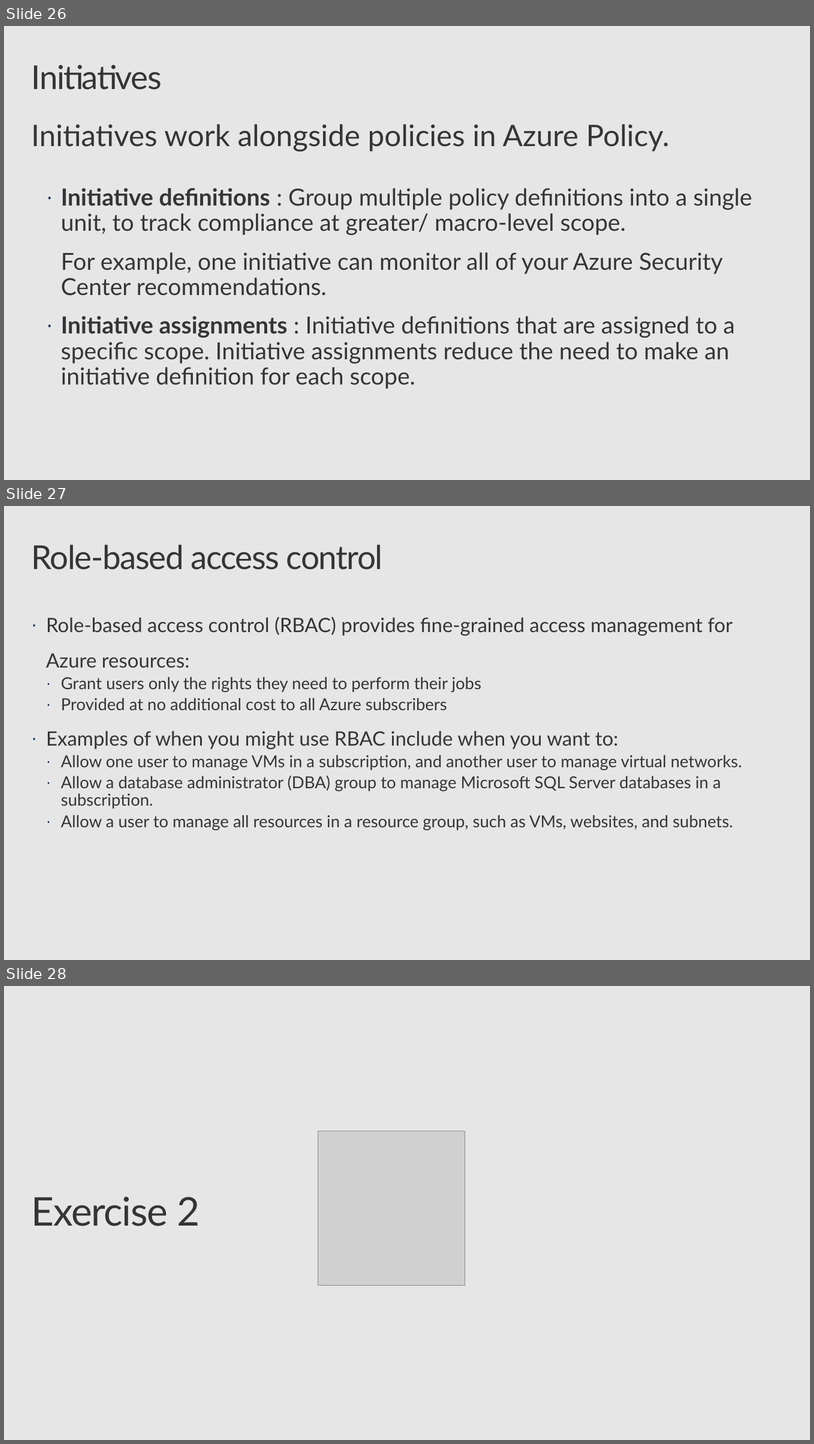
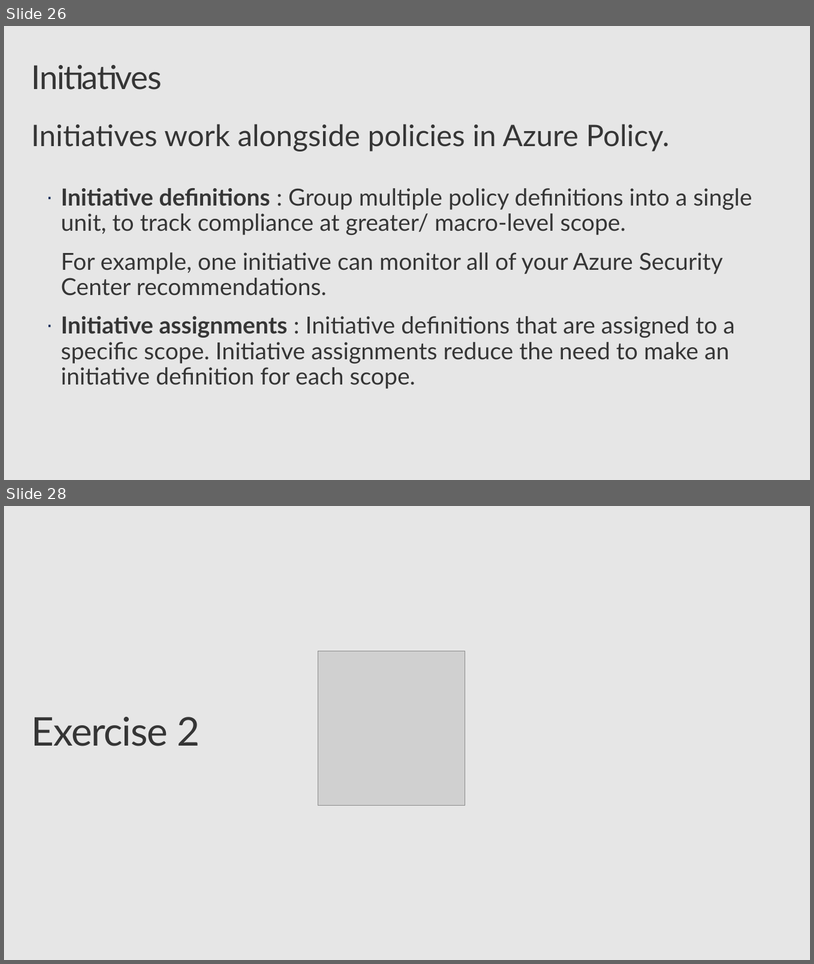
Before and after one commit to CSA-OCP-GER/azure-fundamentals-v2, a slide deck: 3_security-compliance-trust/3_security-compliance-trust.pptx. Shown one above the other, each under a label of ours: slides 26, 27 and 28 before the commit, slides 26 and 28 after it; the slides between them are not shown. The pictures are 814x1444 and 814x964 pixels, drawn with LibreOffice and Linux fonts; fonts in the diff are those of the drawing; grey boxes stand for pictures; background and template pictures are left out. Boxes give left, top, right and bottom in pixels: in the first picture for what was removed or moved away, otherwise in the second. Text is boxed around its words. In the diff, an @@ line names an element or a change of style, - is before the commit and + after.

```diff
--- a/3_security-compliance-trust/3_security-compliance-trust.pptx
+++ b/3_security-compliance-trust/3_security-compliance-trust.pptx
@@ slide 27 removed at (4,506,810,960), background #E6E6E6 @@
@@ title removed at (31,544,383,570) @@
-Role-based access control
@@ text removed at (46,616,743,830) @@
-· Role-based access control (RBAC) provides fine-grained access management for Azure resources:
-  · Grant users only the rights they need to perform their jobs
-  · Provided at no additional cost to all Azure subscribers
-· Examples of when you might use RBAC include when you want to:
-  · Allow one user to manage VMs in a subscription, and another user to manage virtual networks.
-  · Allow a database administrator (DBA) group to manage Microsoft SQL Server databases in a subscription.
-  · Allow a user to manage all resources in a resource group, such as VMs, websites, and subnets.
```
Also in this commit, not shown: 1 slide changed, 1 slide added, 1 other file.
